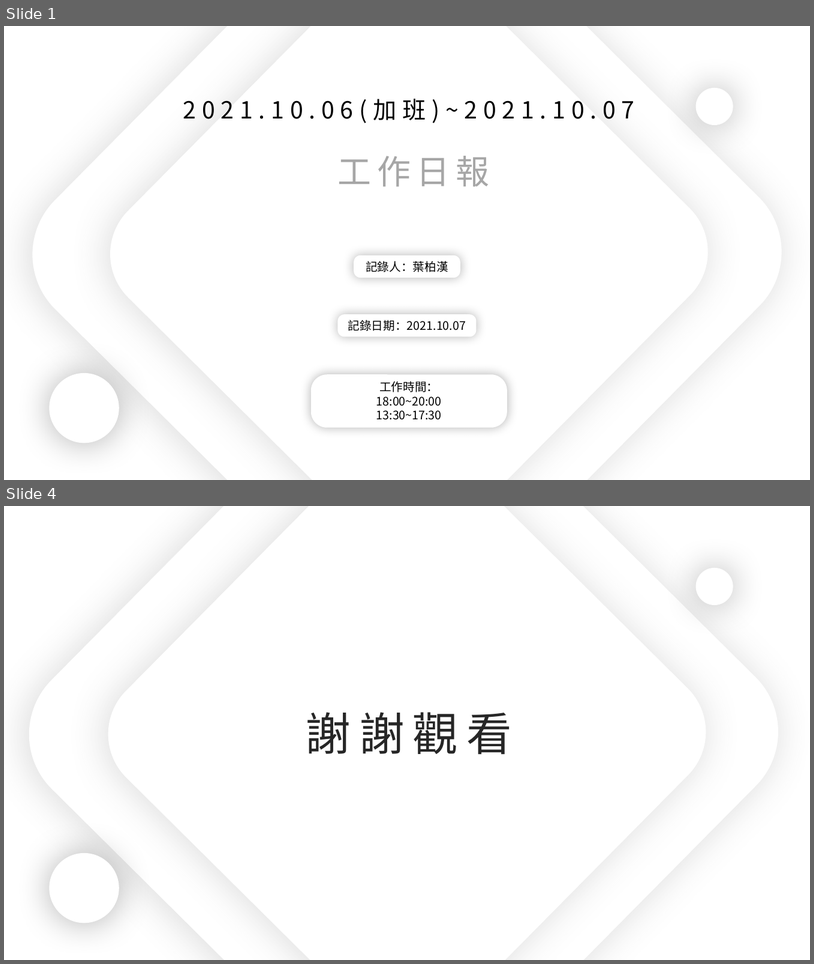
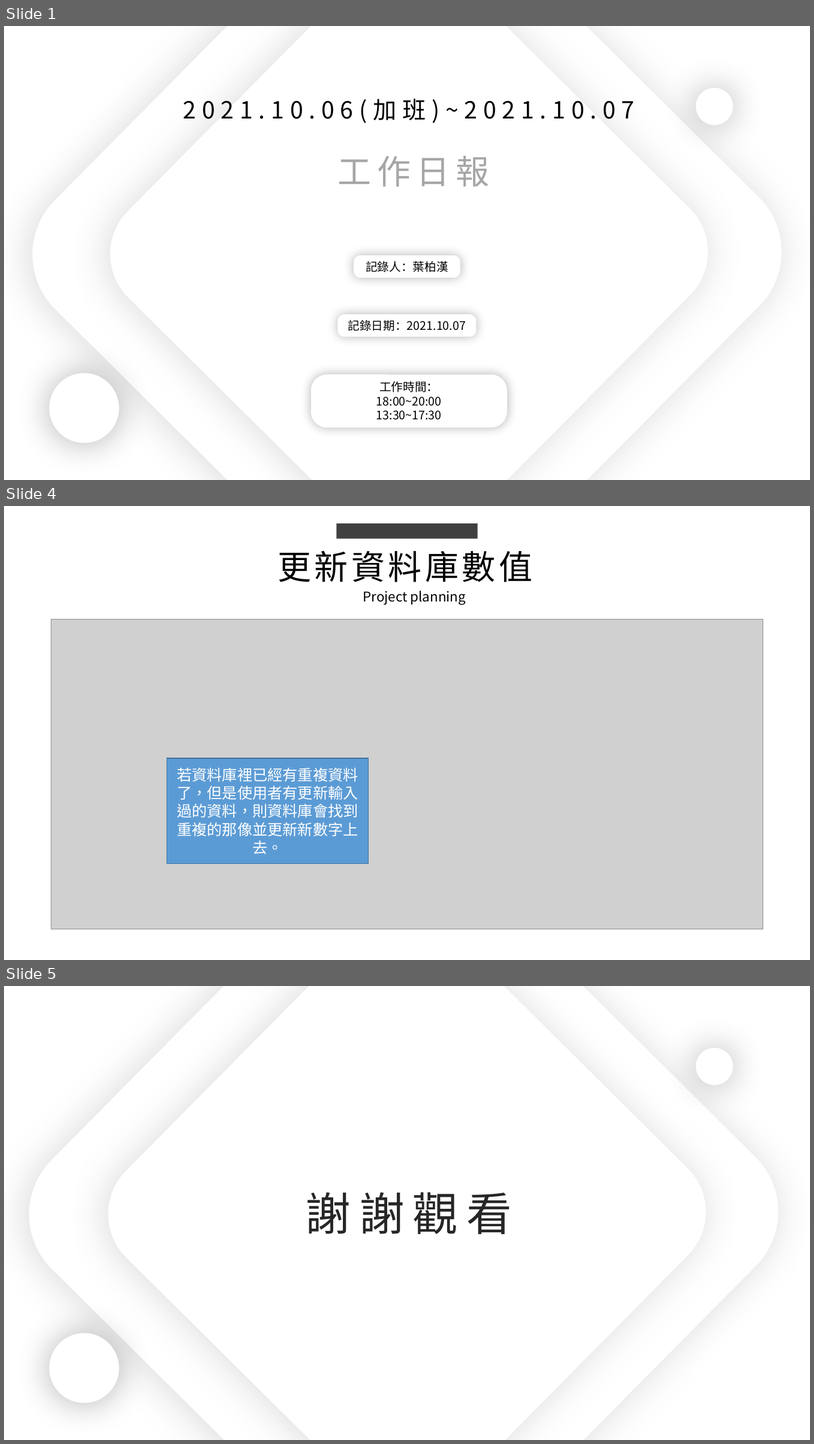
Before and after one commit to king637324/KnowledgeGreenhouseSystem, a slide deck: 工作日報_葉柏漢/2021.10/2021.10.06(加班)_2021.10.07工作日報_葉柏漢.pptx. Shown one above the other, each under a label of ours: slides 1 and 4 before the commit, slides 1, 4 and 5 after it; the slides between them are not shown. The pictures are 814x964 and 814x1444 pixels, drawn with LibreOffice and Linux fonts; fonts in the diff are those of the drawing; grey boxes stand for pictures. Boxes give left, top, right and bottom in pixels: in the first picture for what was removed or moved away, otherwise in the second. Text is boxed around its words. In the diff, an @@ line names an element or a change of style, - is before the commit and + after.

```diff
--- a/工作日報_葉柏漢/2021.10/2021.10.06(加班)_2021.10.07工作日報_葉柏漢.pptx
+++ b/工作日報_葉柏漢/2021.10/2021.10.06(加班)_2021.10.07工作日報_葉柏漢.pptx
@@ slide 4 added at <box>4,506,810,960</box>, background #FFFFFF @@
@@ rectangle added at <box>337,523,477,538</box>, fill #404040 @@
@@ text added at <box>278,550,533,582</box>, 40 pt, text #000000 @@
+更新資料庫數值
@@ text added at <box>363,591,466,604</box>, 16 pt, text #000000 @@
+Project planning
@@ picture added at <box>51,619,763,929</box> @@
@@ rectangle added at <box>167,758,369,864</box>, fill #5B9BD5, outline #43739E 1 pt, 18 pt, text #FFFFFF @@
+若資料庫裡已經有重複資料了，但是使用者有更新輸入過的資料，則資料庫會找到重複的那像並更新新數字上去。
@@ what was slide 4 is now slide 5 @@
```
Also in this commit, not shown: 2 slides changed, 5 other files.
